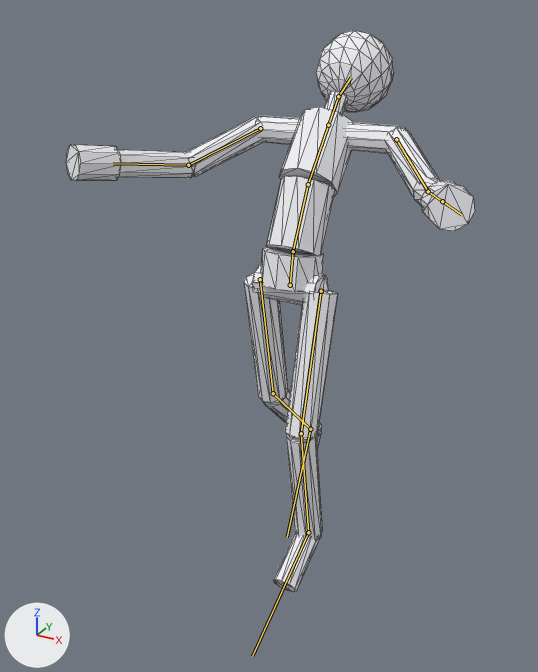
What one commit did to the glTF model stickman.glb.
Before and after are seen from a camera (50 mm lens) standing at (0.94, -1.63, 1.64) and looking at (-0.16, 0.37, 0.64). Lighting does not change. The marker at lower left points along +X, +Y and +Z. The picture after the commit comes second. Both versions are drawn at frame 7 of the action 'ko'; the numbers are the values there. The bones that change, and the others that lie on the model, are drawn over the model as lines. Mesh edges are drawn as thin lines.

In view in the first picture: 'Stickman_Mesh'.
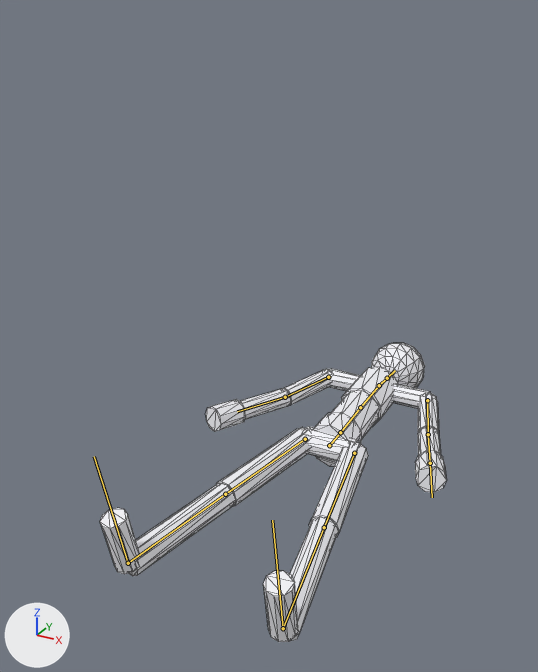
Where the change shows, as pixel boxes [x1, y1, x2, y2] in the pictures (538 x 672 px):
'Stickman_Mesh', posed (15% narrower, 47% shorter)
    before: [66, 30, 475, 592]
    after: [100, 343, 447, 642]
bone 'Hips', root to tip
    before: (290, 285) to (293, 251)
    after: (329, 445) to (340, 432)
bone 'LeftUpperLeg', root to tip
    before: (321, 291) to (301, 433)
    after: (354, 453) to (324, 527)
bone 'LeftLowerLeg', root to tip
    before: (301, 433) to (308, 532)
    after: (324, 527) to (283, 628)
bone 'LeftFoot', root to tip
    before: (308, 532) to (252, 656)
    after: (283, 628) to (272, 520)
bone 'RightUpperLeg', root to tip
    before: (260, 279) to (273, 393)
    after: (305, 439) to (225, 494)
bone 'RightLowerLeg', root to tip
    before: (273, 393) to (310, 429)
    after: (225, 494) to (128, 563)
bone 'RightFoot', root to tip
    before: (310, 429) to (287, 537)
    after: (128, 563) to (94, 456)
bone 'Spine', root to tip
    before: (293, 251) to (308, 184)
    after: (340, 432) to (360, 407)
bone 'Chest', root to tip
    before: (308, 184) to (328, 125)
    after: (360, 407) to (379, 385)
bone 'LeftUpperArm', root to tip
    before: (396, 139) to (428, 191)
    after: (427, 400) to (428, 434)
bone 'LeftLowerArm', root to tip
    before: (428, 191) to (442, 201)
    after: (428, 434) to (430, 463)
bone 'Neck', root to tip
    before: (328, 125) to (338, 96)
    after: (379, 385) to (387, 378)
bone 'Head', root to tip
    before: (338, 96) to (351, 77)
    after: (387, 378) to (395, 370)
bone 'RightUpperArm', root to tip
    before: (260, 128) to (188, 165)
    after: (328, 377) to (285, 397)
bone 'RightLowerArm', root to tip
    before: (188, 165) to (113, 163)
    after: (285, 397) to (237, 411)

What the commit changed:
Bone 'Hips' (bone_hips) moves from (0.0, -0.052, -0.211) to (0.0, -0.786, -0.546).
Bone 'Hips' (bone_hips) turns from (-9, 0, 0) to (-87, 0, 0) degrees about its own x, y and z.
Bone 'LeftUpperLeg' (bone_leftupperleg) turns from (-6, 0, 0) to (-1, 0, -10) degrees about its own x, y and z.
Bone 'LeftLowerLeg' (bone_leftlowerleg) turns from (25, 0, 0) to (1, 0, 0) degrees about its own x, y and z.
Bone 'LeftFoot' (bone_leftfoot) turns from (0, 0, 0) to (-10, 0, 0) degrees about its own x, y and z.
Bone 'RightUpperLeg' (bone_rightupperleg) turns from (20, 0, 0) to (0, 0, 12) degrees about its own x, y and z.
Bone 'RightLowerLeg' (bone_rightlowerleg) turns from (35, 0, 0) to (0, 0, 0) degrees about its own x, y and z.
Bone 'RightFoot' (bone_rightfoot) turns from (0, 0, 0) to (-10, 0, 0) degrees about its own x, y and z.
Bone 'Spine' (bone_spine) turns from (-18, 0, 0) to (0, 0, 0) degrees about its own x, y and z.
Bone 'Chest' (bone_chest) turns from (-14, 0, 0) to (0, 0, 0) degrees about its own x, y and z.
Bone 'LeftUpperArm' (bone_leftupperarm) turns from (-15, 0, -40) to (0, 0, -19) degrees about its own x, y and z.
Bone 'LeftLowerArm' (bone_leftlowerarm) turns from (-35, 0, 0) to (-10, 0, 0) degrees about its own x, y and z.
Bone 'Neck' (bone_neck) turns from (0, 0, 0) to (-8, 0, 0) degrees about its own x, y and z.
Bone 'Head' (bone_head) turns from (-21, 0, 0) to (0, 0, 0) degrees about its own x, y and z.
Bone 'RightUpperArm' (bone_rightupperarm) turns from (-15, 0, 40) to (0, 0, 21) degrees about its own x, y and z.
Bone 'RightLowerArm' (bone_rightlowerarm) turns from (-35, 0, 0) to (-8, 0, 0) degrees about its own x, y and z.
